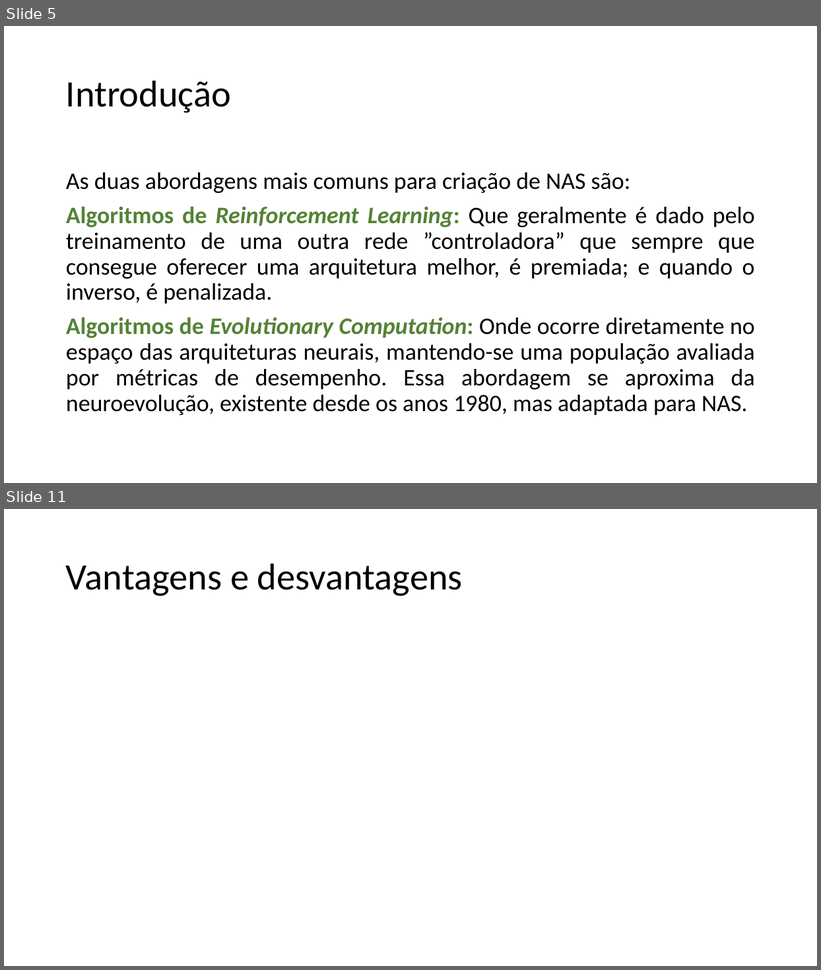
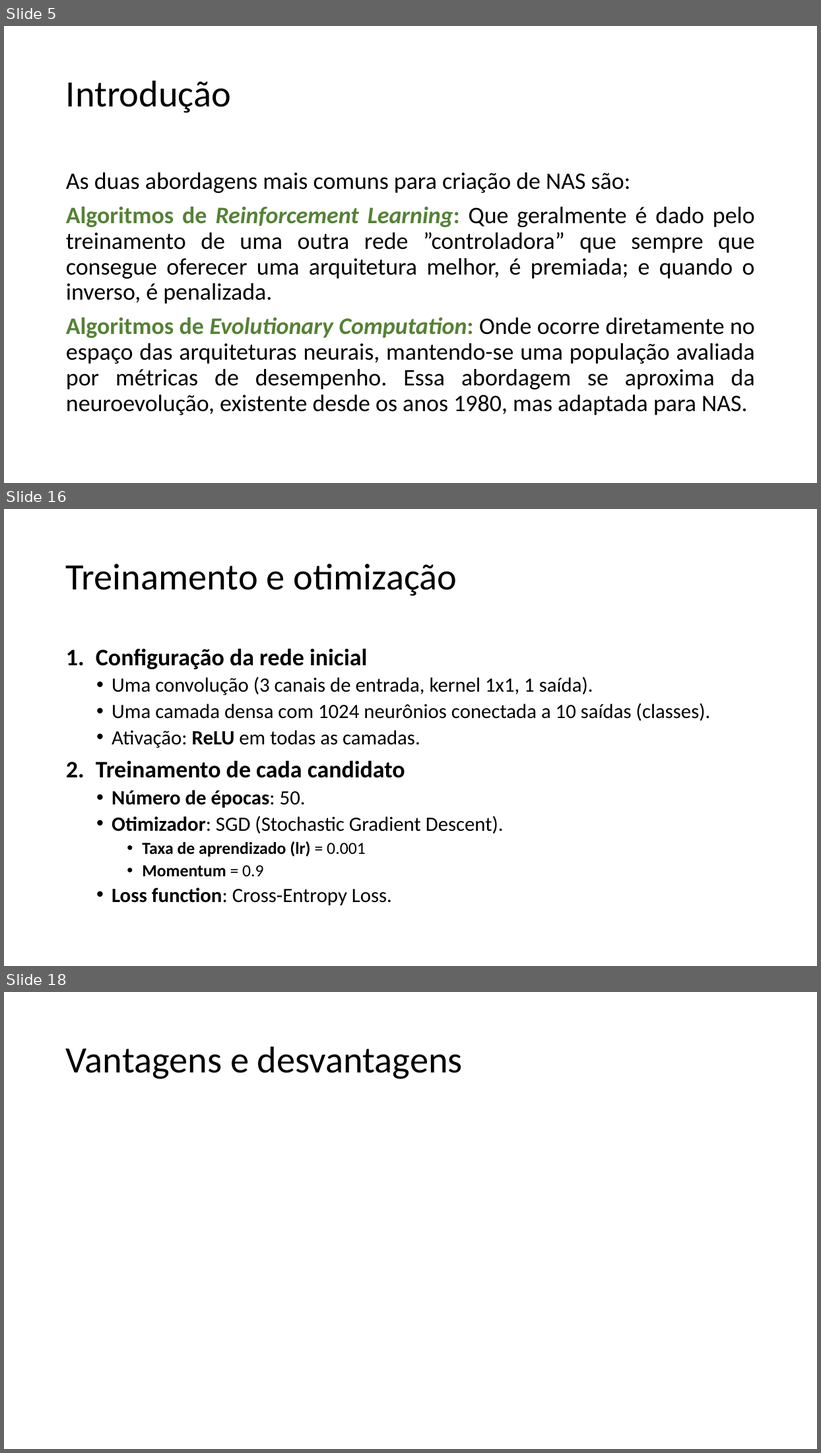
Before and after one commit to guerrato/guerrato_967_tp558, a slide deck: seminarios/TP558_LLM_QD.pptx. Shown one above the other, each under a label of ours: slides 5 and 11 before the commit, slides 5, 16 and 18 after it; the slides between them are not shown. The pictures are 821x970 and 821x1453 pixels, drawn with LibreOffice and Linux fonts; fonts in the diff are those of the drawing. Boxes give left, top, right and bottom in pixels: in the first picture for what was removed or moved away, otherwise in the second. Text is boxed around its words. In the diff, an @@ line names an element or a change of style, - is before the commit and + after.

Commit message:
Preparing slides - Fundamentação, Arquitetura e treinamento

```diff
--- a/seminarios/TP558_LLM_QD.pptx
+++ b/seminarios/TP558_LLM_QD.pptx
@@ slide 16 added at box(4, 509, 817, 966), background #FFFFFF @@
@@ title added at box(66, 564, 457, 596), 44 pt, text #000000 @@
+Treinamento e otimização
@@ text added at box(96, 648, 711, 906), 24 pt, text #000000 @@
+1. Configuração da rede inicial
+  • Uma convolução (3 canais de entrada, kernel 1x1, 1 saída).
+  • Uma camada densa com 1024 neurônios conectada a 10 saídas (classes).
+  • Ativação: ReLU em todas as camadas.
+2. Treinamento de cada candidato
+  • Número de épocas: 50.
+  • Otimizador: SGD (Stochastic Gradient Descent).
+    • Taxa de aprendizado (lr) = 0.001
+    • Momentum = 0.9
+  • Loss function: Cross-Entropy Loss.
@@ what was slide 11 is now slide 18 @@
```
Also in this commit, not shown: 4 slides changed, 7 other slides added, 1 slide removed.
